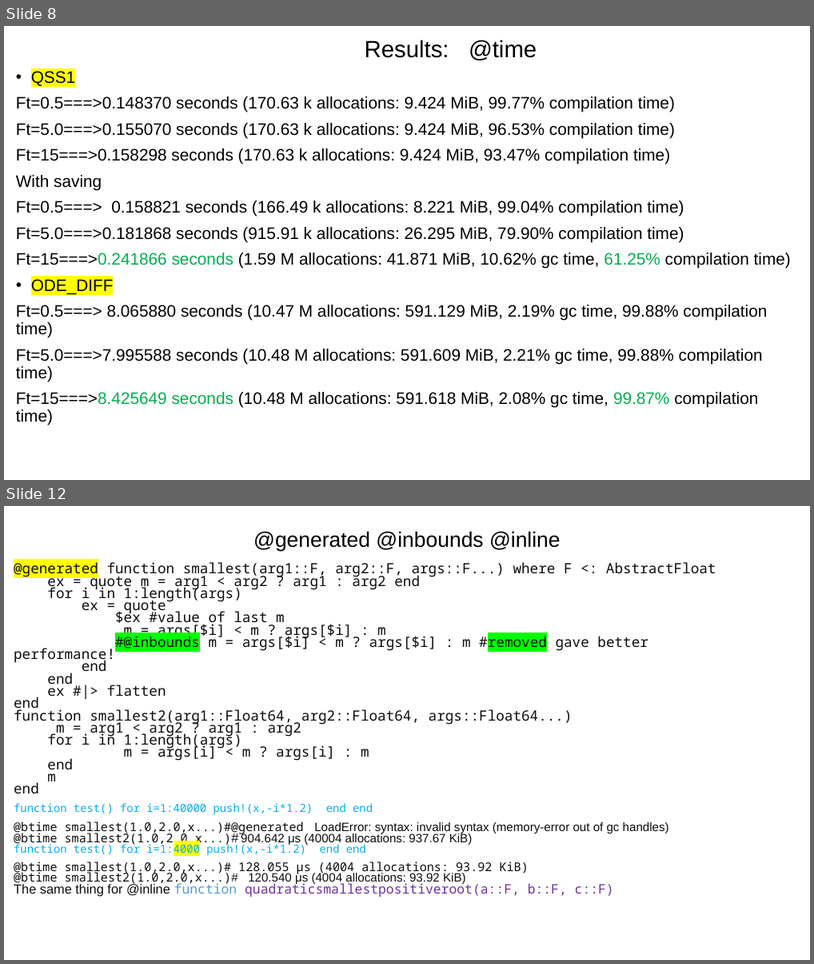
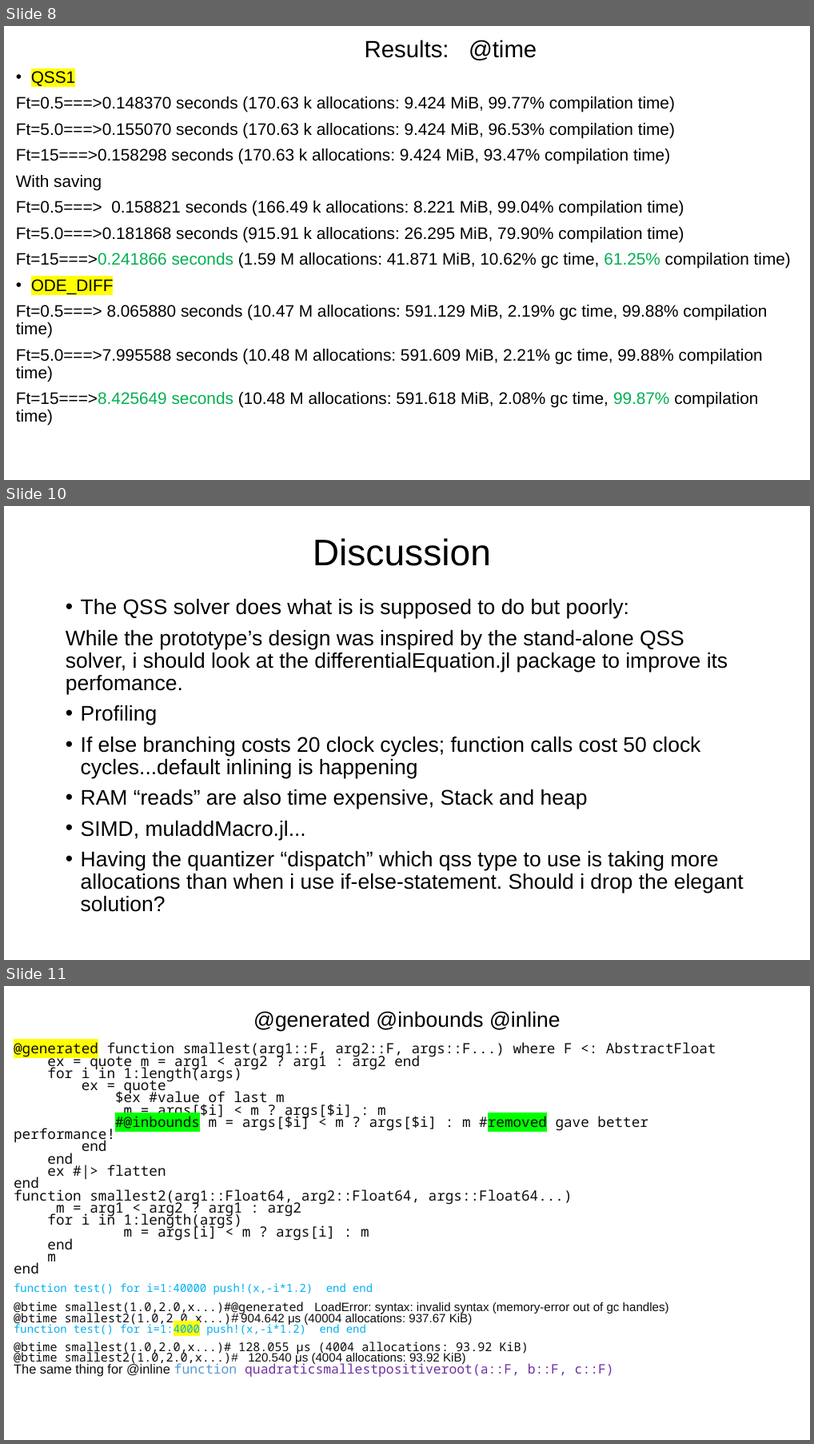
Before and after one commit to mongibellili/QSSolver, a slide deck: experiments/QSS1vsDefaultDifferentialEquations.pptx. Shown one above the other, each under a label of ours: slides 8 and 12 before the commit, slides 8, 10 and 11 after it; the slides between them are not shown. The pictures are 814x964 and 814x1444 pixels, drawn with LibreOffice and Linux fonts; fonts in the diff are those of the drawing. Boxes give left, top, right and bottom in pixels: in the first picture for what was removed or moved away, otherwise in the second. Text is boxed around its words. In the diff, an @@ line names an element or a change of style, - is before the commit and + after.

```diff
--- a/experiments/QSS1vsDefaultDifferentialEquations.pptx
+++ b/experiments/QSS1vsDefaultDifferentialEquations.pptx
@@ slide 10 added at [4,506,810,960], background #FFFFFF @@
@@ title added at [313,538,491,566], 44 pt, text #000000 @@
+Discussion
@@ text added at [66,598,744,912], 25.2 pt, text #000000 @@
+• The QSS solver does what is is supposed to do but poorly:
+While the prototype’s design was inspired by the stand-alone QSS solver, i should look at the differentialEquation.jl package to improve its perfomance.
+• Profiling
+• If else branching costs 20 clock cycles; function calls cost 50 clock cycles...default inlining is happening
+• RAM “reads” are also time expensive, Stack and heap
+• SIMD, muladdMacro.jl...
+• Having the quantizer “dispatch” which qss type to use is taking more allocations than when i use if-else-statement. Should i drop the elegant solution?
@@ what was slide 12 is now slide 11 @@
```
Also in this commit, not shown: 3 slides changed, 1 slide removed.
